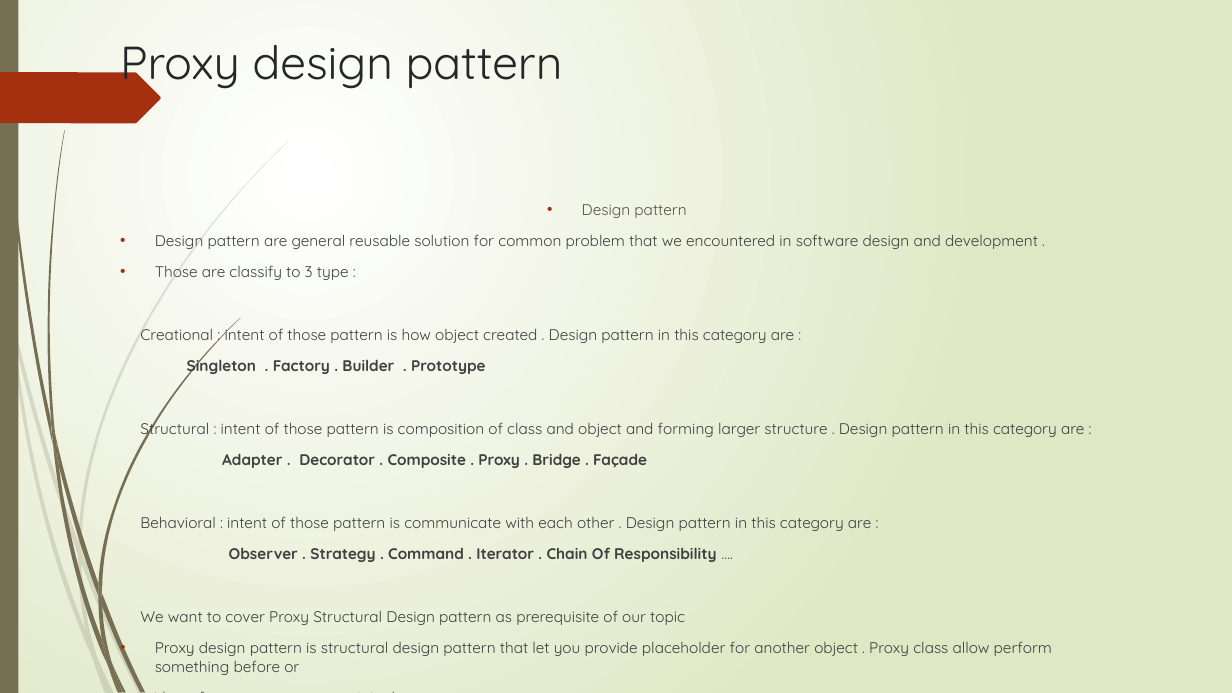
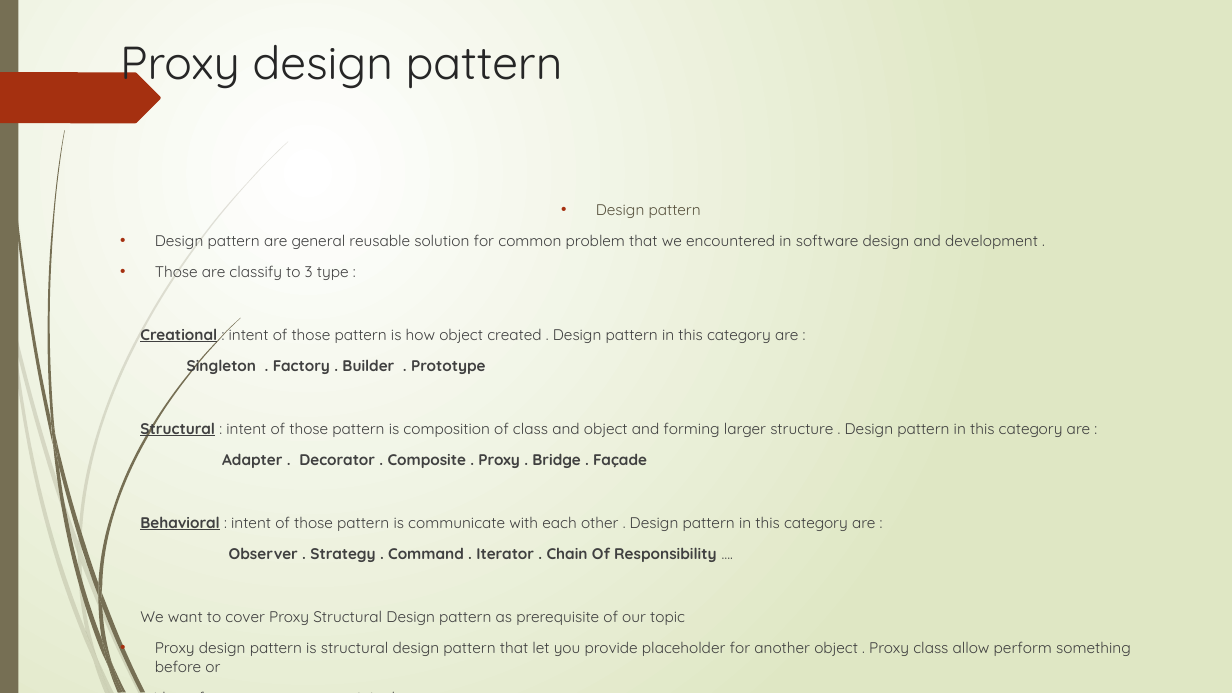
Before and after one commit to nasrmohammad4804/dynamic-proxy-presentation, a slide deck: slide 2 of DYNAMIC PROXY.pptx. Drawn at 1232x693 pixels with LibreOffice and Linux fonts; fonts in the diff are those of the drawing. Boxes give left, top, right and bottom in pixels: in the first picture for what was removed or moved away, otherwise in the second. Text is boxed around its words. In the diff, an @@ line names an element or a change of style, - is before the commit and + after.

Commit message:
add some changes to slide of dynamic proxy

```diff
--- a/DYNAMIC PROXY.pptx
+++ b/DYNAMIC PROXY.pptx
@@ text at box(140, 324, 1090, 531): bold on, underline on in "Creational", "Structural", "Behavioral" @@
```
Also in this commit, not shown: 9 other slides changed, 1 slide added, 1 slide removed.
